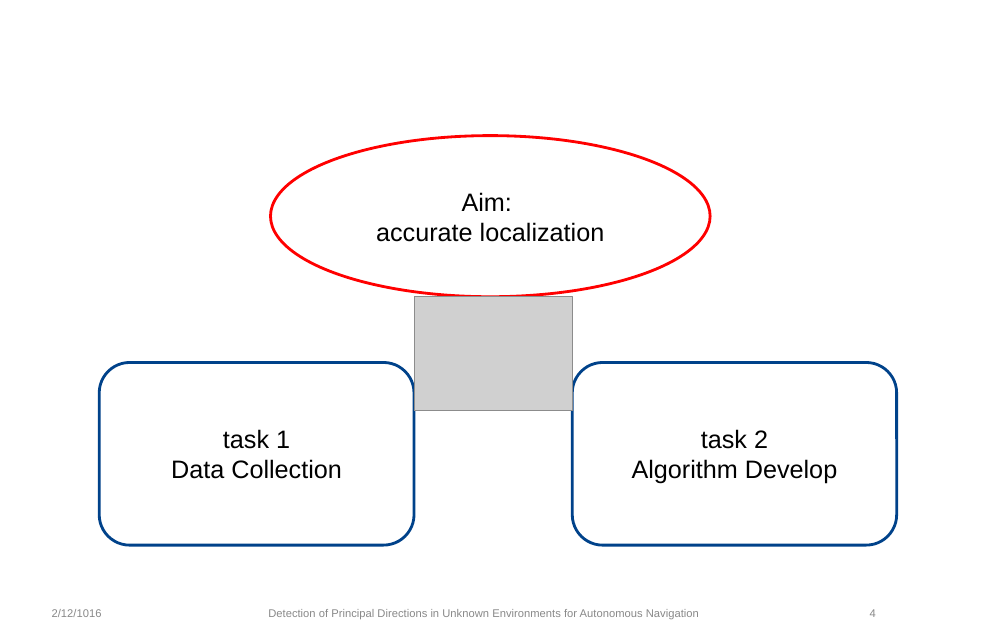
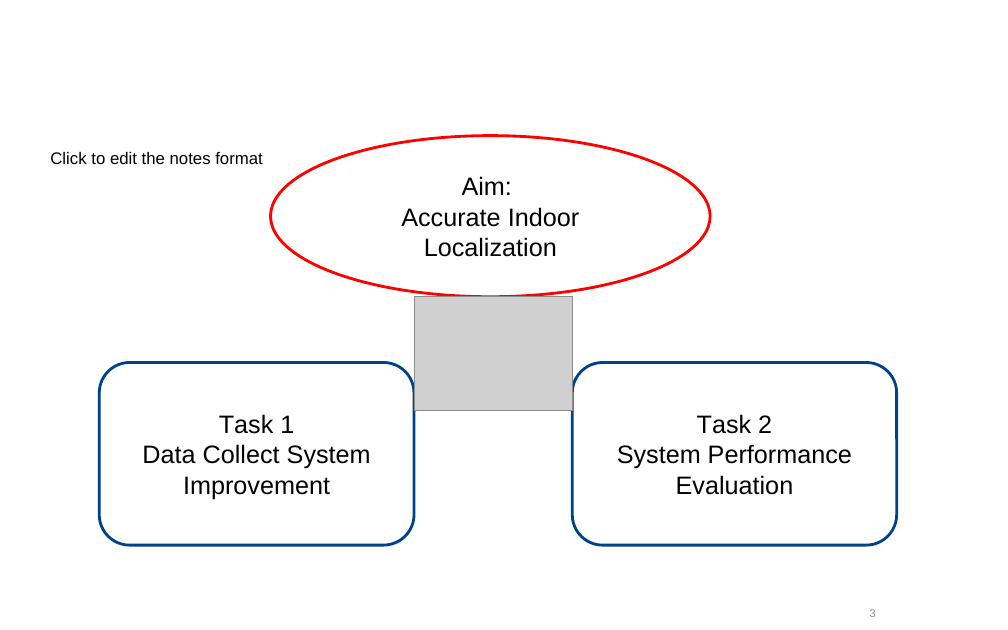
Before and after one commit to yitong-quan/thesis_indoorLocalization, a slide deck: slide 3 of text_editing/ppt/Zwischenpraesentation.ppt (slide 4 before the commit). Drawn at 1008x630 pixels with LibreOffice and Linux fonts; fonts in the diff are those of the drawing; grey boxes stand for pictures; background and template pictures are left out. Boxes give left, top, right and bottom in pixels: in the first picture for what was removed or moved away, otherwise in the second. Text is boxed around its words. In the diff, an @@ line names an element or a change of style, - is before the commit and + after.

```diff
--- a/text_editing/ppt/Zwischenpraesentation.ppt
+++ b/text_editing/ppt/Zwischenpraesentation.ppt
@@ text added at box(50, 152, 263, 164), 12 pt, text #000000 @@
+Click to edit the notes format
@@ text in ellipse at box(401, 207, 579, 257): text changed @@
-accurate localization
+Accurate Indoor Localization
@@ text in rounded rectangle at box(142, 414, 371, 499): text changed @@
-task 1
-Data Collection
+Task 1
+Data Collect System Improvement
@@ text in rounded rectangle at box(617, 414, 852, 495): text changed @@
-task 2
-Algorithm Develop
+Task 2
+System Performance Evaluation
@@ text removed at box(52, 609, 102, 617) @@
-2/12/1016
@@ text removed at box(268, 609, 699, 619) @@
-Detection of Principal Directions in Unknown Environments for Autonomous Navigation
@@ page number at box(870, 609, 876, 617): text changed @@
-4
+3
```
Also in this commit, not shown: 30 other slides changed, 12 slides added, 15 slides removed, 3 other files.
